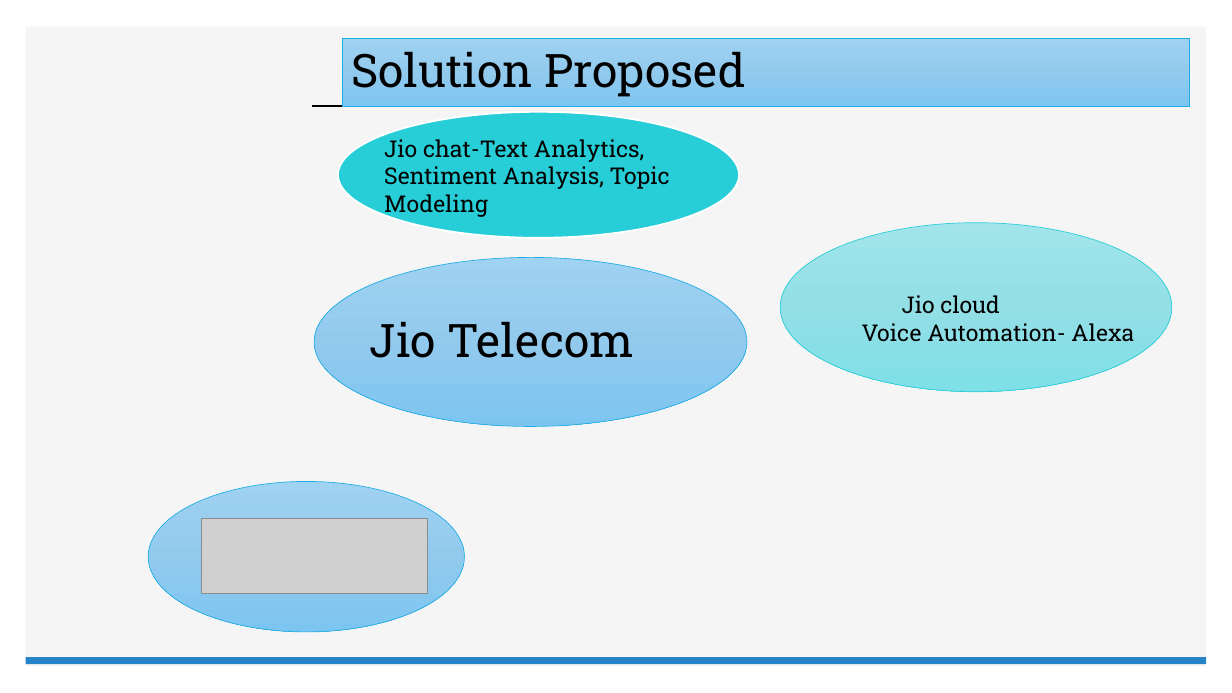
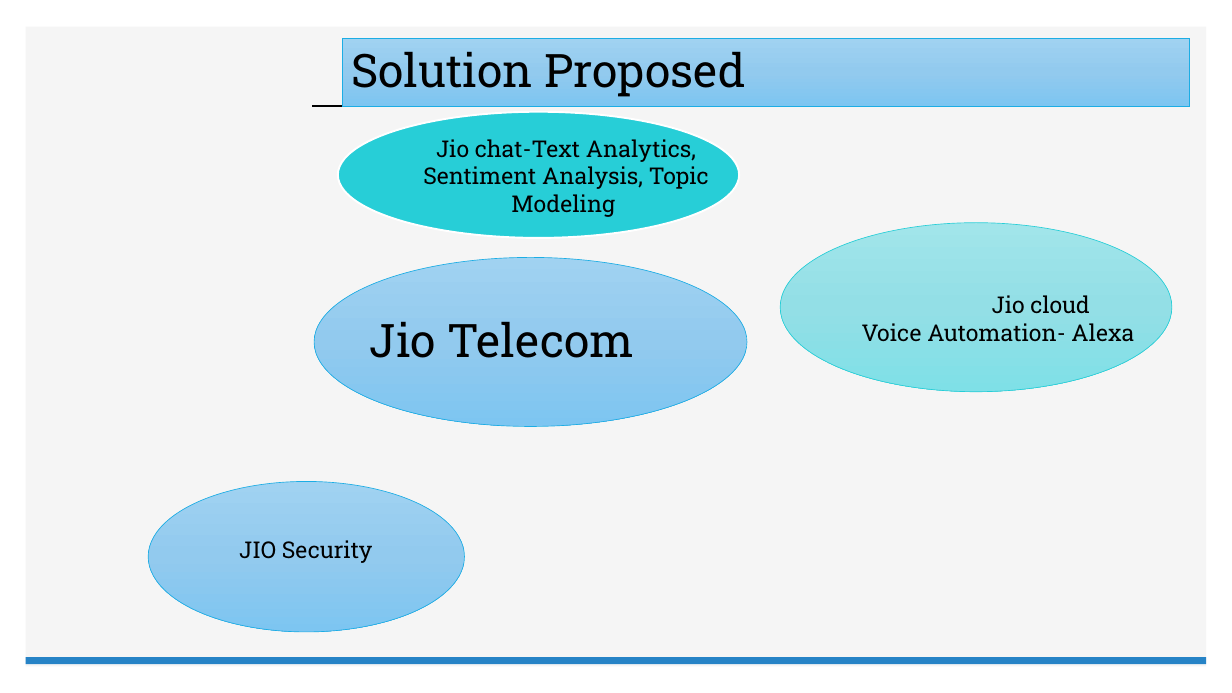
Before and after one commit to Embedded-org/ACCOMPLISHMENTS, a slide deck: slide 7 of SecondYearModule 02-Day 04/JIO_BUSINESS_PLAN.pptx. Drawn at 1232x693 pixels with LibreOffice and Linux fonts; fonts in the diff are those of the drawing; grey boxes stand for pictures; background and template pictures are left out. Boxes give left, top, right and bottom in pixels: in the first picture for what was removed or moved away, otherwise in the second. Text is boxed around its words. In the diff, an @@ line names an element or a change of style, - is before the commit and + after.

```diff
--- a/SecondYearModule 02-Day 04/JIO_BUSINESS_PLAN.pptx
+++ b/SecondYearModule 02-Day 04/JIO_BUSINESS_PLAN.pptx
@@ text "Jio chat-Text Analytics, Sentiment Analysis, ..." at (423,136,709,217): alignment left to centre @@
@@ text at (992,295,1089,314): alignment left to centre @@
@@ picture removed at (201,518,428,593) @@
@@ text added at (239,540,373,563), 18 pt, text #000000 @@
+JIO Security
```
Also in this commit, not shown: 5 slides added.
